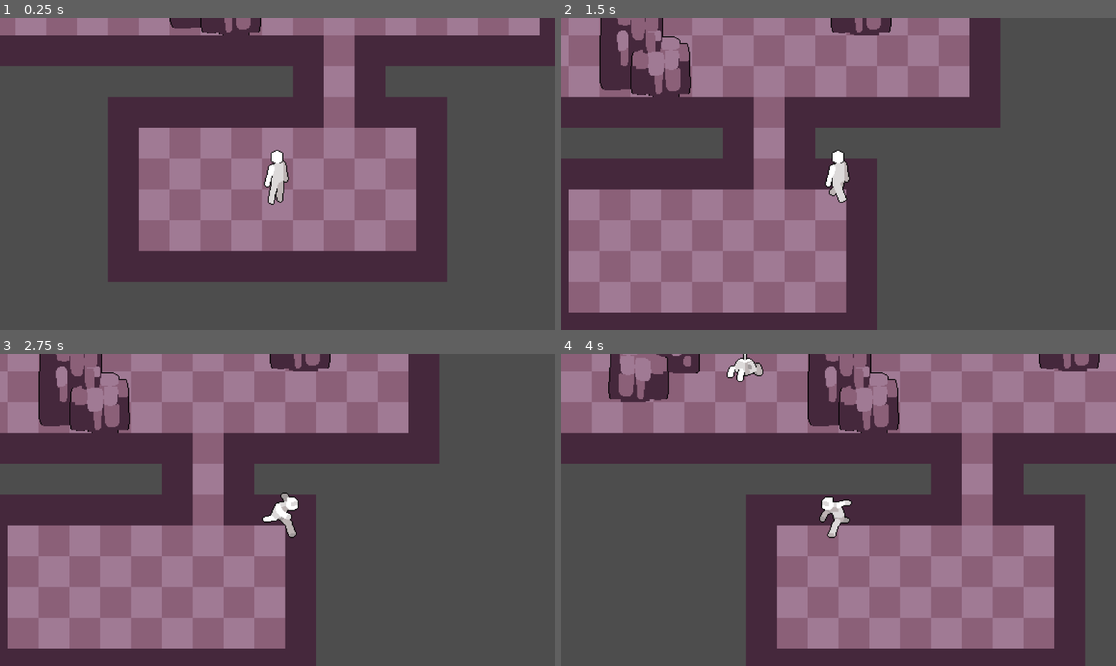
Above: before the commit, frames 1-4 (two rows, left to right).
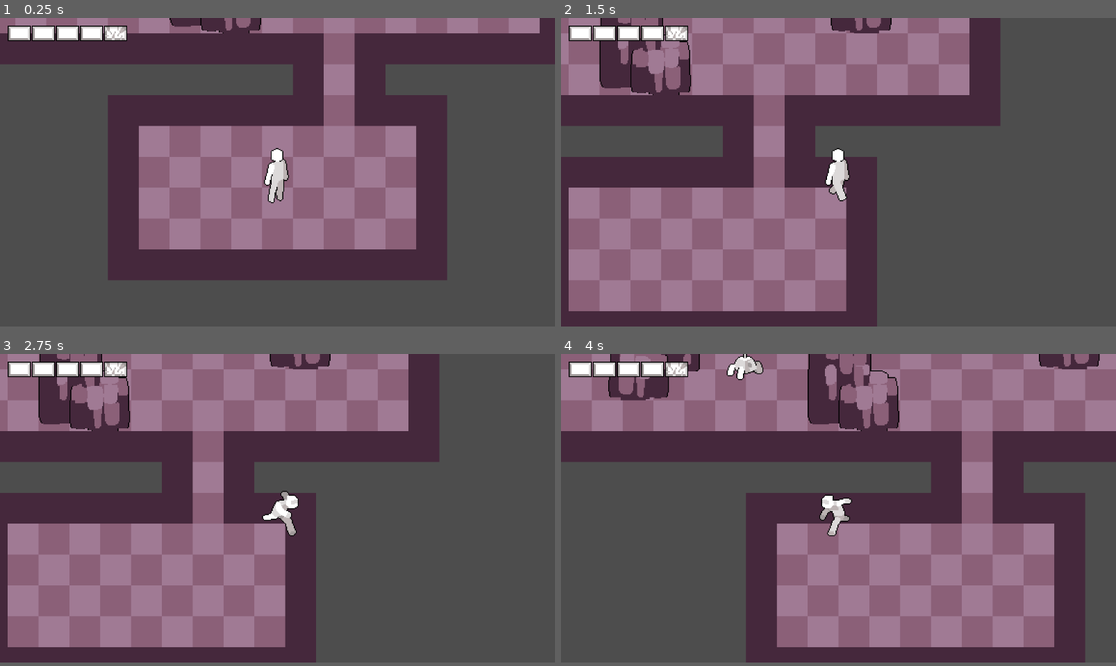
Above: after the commit, the same moments.

Repository: leandrojofre/godot4-rpg-chaotic
Game: Godot game, scene res://Common/Game/scene.tscn
Two runs of this game, one before a commit and one after it. Both use one fixed random seed, a clock stepped at 60 frames per second and the inputs below.
Inputs:
- Up to frame 1 (0.25 s): no input
- Up to frame 2 (1.5 s): tap Enter at 0.5 s; hold D (right) 0.53-1.28 s; hold Shift (run) 0.53-1.28 s; hold W (key-down) from 1.28 s (still down); tap Shift (run) at 1.35 s
- Up to frame 3 (2.75 s): release W (key-down) at 2.03 s; hold D (right) from 2.03 s (still down); hold Shift (run) from 2.03 s (still down)
- Up to frame 4 (4 s): release Shift (run) at 2.78 s; tap Shift (run) at 2.85 s; release D (right) at 3.53 s; hold A (left) from 3.53 s (still down); hold Shift (run) from 3.53 s (still down)
In our replay, the window is 799x449 before the commit and 799x444 after it. These sizes can differ from the game's own. Grey fills any space a smaller window leaves; there, only what the larger window draws over its background counts as a difference.

The runs differ from the first frame. In frame 1, 4.0% of the frame differs, in the area x 0-100%, y 0-85%; in frame 2, 4.7%; in frame 3, 4.8%; in frame 4, 5.6%, in the area x 0-100%, y 0-100%.

Commit message:
Refactor: Update health bar
The health bar now correctly displays the player's health and updates when the player is injured.

Diff:
--- a/Characters/Enemies/_base/script.gd
+++ b/Characters/Enemies/_base/script.gd
@@ -4,11 +4,11 @@
 @export var markersNodes: Array[NodePath]
 @export var loop_in_circles: bool
 
-@onready var animations = $AnimatedSprite2D
+@onready var Animations = $AnimatedSprite2D
 
 var step_length = 0
-var currentMarkerTarget = 0
-var swapingTargetDirection = 1
+var current_marker_target = 0
+var swaping_target_direction = 1
 var position_target
 var velocity_direction = Vector2(0, 0)
 var markers: Array[Vector2]
@@ -17,37 +17,37 @@
 	for i in range(markersNodes.size()):
 		markers.append(get_node(markersNodes[i]).global_position)
 
-	position_target = markers[currentMarkerTarget]
+	position_target = markers[current_marker_target]
 	set_motion_mode(CharacterBody2D.MOTION_MODE_FLOATING)
 
-func swapCurrentMarker():
-	var top_limit_reached = (currentMarkerTarget + swapingTargetDirection == markers.size())
-	var bottom_limit_reached = (currentMarkerTarget + swapingTargetDirection < 0)
+func swap_current_marker():
+	var topLimitReached = (current_marker_target + swaping_target_direction == markers.size())
+	var bottomLimitReached = (current_marker_target + swaping_target_direction < 0)
 
-	if (top_limit_reached or bottom_limit_reached) and not loop_in_circles:
-		swapingTargetDirection *= -1
-	elif top_limit_reached and loop_in_circles:
-		currentMarkerTarget = -1
+	if (topLimitReached or bottomLimitReached) and not loop_in_circles:
+		swaping_target_direction *= -1
+	elif topLimitReached and loop_in_circles:
+		current_marker_target = -1
 
-	currentMarkerTarget += swapingTargetDirection
+	current_marker_target += swaping_target_direction
 
-	return currentMarkerTarget
+	return current_marker_target
 
 func change_direction():
 	if markers.size() == 1: return
 	if not position.distance_to(position_target) <= step_length: return
 
-	position_target = markers[swapCurrentMarker()]
+	position_target = markers[swap_current_marker()]
 
 func select_animation():
 	if velocity_direction.length() == 0:
-		animations.play("idle")
-	else: animations.play("walk")
+		Animations.play("idle")
+	else: Animations.play("walk")
 
 	if velocity_direction.x > 0:
-		animations.flip_h = false
+		Animations.flip_h = false
 	elif velocity_direction.x < 0:
-		animations.flip_h = true
+		Animations.flip_h = true
 
 func _physics_process(_delta):
 	change_direction()
@@ -60,8 +60,8 @@
 	velocity_direction *= speed
 	velocity = velocity_direction
 
-	var pre_position = position
+	var prePosition = position
 	move_and_slide()
-	var pos_position = position
+	var posPosition = position
 
-	step_length = pre_position.distance_to(pos_position)
+	step_length = prePosition.distance_to(posPosition)
--- a/Characters/Player/_prototype/scene.tscn
+++ b/Characters/Player/_prototype/scene.tscn
@@ -69,7 +69,7 @@
 texture_filter = 1
 collision_mask = 3
 script = ExtResource("1_ab3oa")
-max_health = 10
+max_health = 9
 
 [node name="AnimatedSprite2D" type="AnimatedSprite2D" parent="."]
 sprite_frames = SubResource("SpriteFrames_61tbp")
@@ -86,10 +86,14 @@
 zoom = Vector2(2, 2)
 
 [node name="HealthBar" parent="Camera2D" instance=ExtResource("3_qhcwp")]
-offset_left = -280.0
+anchors_preset = 1
+anchor_left = 1.0
+anchor_right = 1.0
+offset_left = 280.0
 offset_top = -184.0
-offset_right = -160.0
-offset_bottom = -168.0
+offset_right = 280.0
+offset_bottom = -184.0
+grow_horizontal = 0
 
 [node name="HitBox" type="Area2D" parent="."]
 collision_layer = 0
--- a/Characters/Player/_prototype/script.gd
+++ b/Characters/Player/_prototype/script.gd
@@ -4,39 +4,42 @@
 @export var run_multiplier = 2.0
 @export var max_health: int = 5
 
-@onready var animations = $AnimatedSprite2D
+@onready var Animations = $AnimatedSprite2D
+@onready var HealthBar = $Camera2D/HealthBar
 
-var velocityDirection
+var velocity_direction
 var current_health: int
 
 func _ready():
 	current_health = max_health
+	HealthBar.set_max_health(max_health)
+	HealthBar.update_health(current_health)
 	set_motion_mode(CharacterBody2D.MOTION_MODE_FLOATING)
 
-func select_player_animation():
-	if velocityDirection.x > 0:
-		animations.flip_h = false
-	elif velocityDirection.x < 0:
-		animations.flip_h = true
+func select_animation():
+	if velocity_direction.x > 0:
+		Animations.flip_h = false
+	elif velocity_direction.x < 0:
+		Animations.flip_h = true
 
 	if Input.is_action_pressed("run"):
-		animations.play("run")
-		velocityDirection *= run_multiplier
+		Animations.play("run")
+		velocity_direction *= run_multiplier
 	elif Input.is_action_pressed("key-down"):
-		animations.play("walk")
-	else: animations.play("idle")
+		Animations.play("walk")
+	else: Animations.play("idle")
 
 func _physics_process(_delta):
 	var inputDirection_x = float(Input.is_action_pressed("right")) - float(Input.is_action_pressed("left"))
 	var inputDirection_y = float(Input.is_action_pressed("down")) - float(Input.is_action_pressed("up"))
 	var inputDirection = Vector2(inputDirection_x, inputDirection_y)
 
-	velocityDirection = inputDirection.limit_length().snapped(Vector2(0.1, 0.1))
-	velocityDirection *= speed
+	velocity_direction = inputDirection.limit_length().snapped(Vector2(0.1, 0.1))
+	velocity_direction *= speed
 
-	select_player_animation()
+	select_animation()
 
-	velocity = velocityDirection
+	velocity = velocity_direction
 
 	move_and_slide()
 
@@ -45,5 +48,8 @@
 		current_health -= 1
 		print("HP-1 / Total: ", current_health)
 
-		if current_health == 0:
+		if current_health <= 0:
 			current_health = max_health
+			HealthBar.set_max_health(max_health)
+
+		HealthBar.update_health(current_health)
--- a/Interface/hud/health_bar/scene_bar.tscn
+++ b/Interface/hud/health_bar/scene_bar.tscn
@@ -1,6 +1,10 @@
-[gd_scene format=3 uid="uid://bfgs11morpot2"]
+[gd_scene load_steps=2 format=3 uid="uid://bfgs11morpot2"]
+
+[ext_resource type="Script" path="res://Interface/hud/health_bar/script_bar.gd" id="1_oy0my"]
 
 [node name="HealthBar" type="HBoxContainer"]
-offset_right = 120.0
-offset_bottom = 16.0
+layout_direction = 3
+offset_left = 1152.0
+offset_right = 1152.0
 theme_override_constants/separation = 1
+script = ExtResource("1_oy0my")
--- a/Interface/hud/health_bar/scene_hearth.tscn
+++ b/Interface/hud/health_bar/scene_heart.tscn
@@ -1,5 +1,6 @@
-[gd_scene load_steps=2 format=3 uid="uid://b4lw3q4x81byv"]
+[gd_scene load_steps=3 format=3 uid="uid://b4lw3q4x81byv"]
 
+[ext_resource type="Script" path="res://Interface/hud/health_bar/script_heart.gd" id="1_24kmd"]
 [ext_resource type="Texture2D" uid="uid://j14r4dq7e51n" path="res://Interface/hud/health_bar/sprite_sheet_hearth.png" id="1_sfk5w"]
 
 [node name="HealthIcon" type="Panel"]
@@ -7,6 +8,7 @@
 custom_minimum_size = Vector2(24, 16)
 offset_right = 24.0
 offset_bottom = 16.0
+script = ExtResource("1_24kmd")
 
 [node name="Sprite2D" type="Sprite2D" parent="."]
 texture = ExtResource("1_sfk5w")
--- /dev/null
+++ b/Interface/hud/health_bar/script_bar.gd
@@ -0,0 +1,40 @@
+extends HBoxContainer
+
+@onready var SceneHeart = preload("res://Interface/hud/health_bar/scene_heart.tscn")
+
+func get_health_points(hearts: Array[Node]) -> int:
+	var healthPoints: int = 0
+
+	for heart in hearts:
+		healthPoints += heart.get_heart_points()
+
+	return healthPoints
+
+func set_max_health(max_health: int):
+	var hearts = get_children()
+
+	for heart in hearts:
+		heart.queue_free()
+
+	for i in range(max_health):
+		if not i % 2 == 0: continue
+
+		var heart = SceneHeart.instantiate()
+		add_child(heart)
+
+func update_health(parent_health: int):
+	var hearts = get_children()
+	var healthPoints: int = get_health_points(hearts)
+	var healthCorrection = healthPoints - parent_health
+
+	if healthCorrection < 0:
+		print("ERROR: Health correction has a negative value: ", healthCorrection)
+		print("-healthPoints: ", healthPoints)
+		print("-parent_health: ", parent_health)
+		return
+
+	for heart in hearts:
+		if healthCorrection == 0: break
+		if heart.is_heart_empty(): continue
+
+		healthCorrection = heart.update_sprite(healthCorrection)
--- /dev/null
+++ b/Interface/hud/health_bar/script_heart.gd
@@ -0,0 +1,34 @@
+extends Panel
+
+@onready var Sprite = $Sprite2D
+
+var max_frame
+var min_frame
+var current_frame
+
+func _ready():
+	max_frame = Sprite.hframes - 1
+	min_frame = 0
+	current_frame = min_frame
+
+func is_heart_empty() -> bool:
+	return (max_frame == current_frame)
+
+func update_sprite(step: int = 1) -> int:
+	if is_heart_empty(): return 0
+
+	var overflow: int = (current_frame + step) - max_frame
+
+	if overflow < 0: overflow = 0
+
+	current_frame += step - overflow
+	Sprite.set_frame(current_frame)
+
+	return overflow
+
+func reset_sprite():
+	current_frame = 0
+	Sprite.set_frame(current_frame)
+
+func get_heart_points() -> int:
+	return max_frame - current_frame
--- a/project.godot
+++ b/project.godot
@@ -14,6 +14,10 @@
 run/main_scene="res://Common/Game/scene.tscn"
 config/features=PackedStringArray("4.2", "GL Compatibility")
 config/icon="res://icon.svg"
+
+[display]
+
+window/size/viewport_height=640
 
 [input]
 
